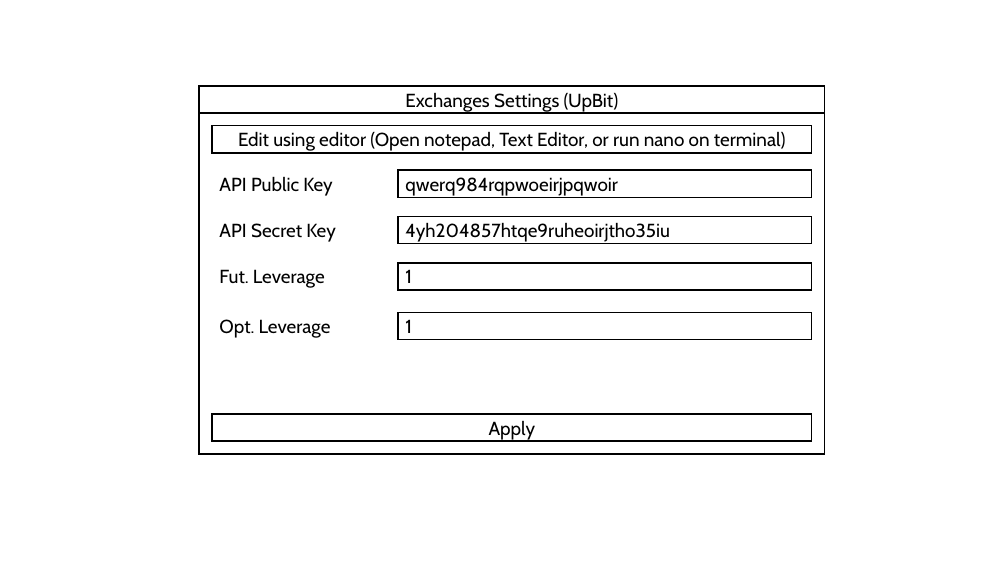
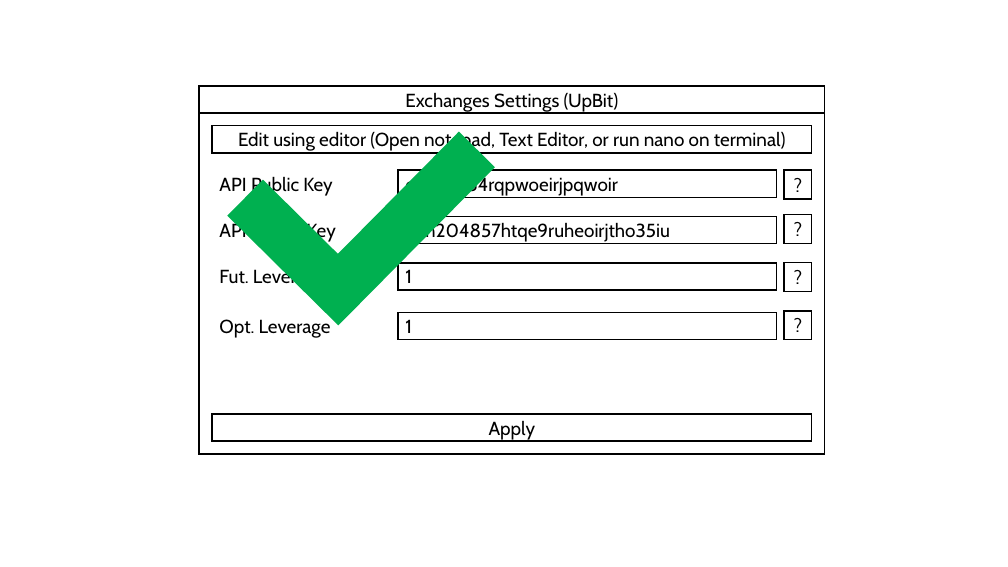
Before and after one commit to 410-dev/KSTraderMachine, a slide deck: slide 17 of uidesign.pptx. Drawn at 1008x567 pixels with LibreOffice and Linux fonts; fonts in the diff are those of the drawing. Boxes give left, top, right and bottom in pixels: in the first picture for what was removed or moved away, otherwise in the second. Text is boxed around its words. In the diff, an @@ line names an element or a change of style, - is before the commit and + after.

```diff
--- a/uidesign.pptx
+++ b/uidesign.pptx
@@ rectangle added at bbox=[303, 132, 495, 325], fill #00B050 @@
@@ rectangle "qwerq984rqpwoeirjpqwoir": place and size @@
-rectangle "qwerq984rqpwoeirjpqwoir" at bbox=[398, 170, 811, 197]
+rectangle "qwerq984rqpwoeirjpqwoir" at bbox=[398, 170, 777, 197]
@@ rectangle added at bbox=[784, 170, 811, 199], fill #FFFFFF, outline #000000 1.5 pt, 18 pt, text #000000 @@
+?
@@ rectangle added at bbox=[227, 180, 340, 292], fill #00B050 @@
@@ rectangle "4yh204857htqe9ruheoirjtho35iu": place and size @@
-rectangle "4yh204857htqe9ruheoirjtho35iu" at bbox=[398, 216, 811, 243]
+rectangle "4yh204857htqe9ruheoirjtho35iu" at bbox=[398, 216, 777, 243]
@@ rectangle added at bbox=[784, 215, 811, 243], fill #FFFFFF, outline #000000 1.5 pt, 18 pt, text #000000 @@
+?
@@ rectangle "1": place and size @@
-rectangle "1" at bbox=[398, 263, 811, 290]
+rectangle "1" at bbox=[398, 263, 777, 290]
@@ rectangle added at bbox=[784, 262, 811, 291], fill #FFFFFF, outline #000000 1.5 pt, 18 pt, text #000000 @@
+?
@@ rectangle "1": place and size @@
-rectangle "1" at bbox=[398, 312, 811, 340]
+rectangle "1" at bbox=[398, 312, 777, 340]
@@ rectangle added at bbox=[784, 311, 811, 340], fill #FFFFFF, outline #000000 1.5 pt, 18 pt, text #000000 @@
+?
```
Also in this commit, not shown: 2 other slides changed.
